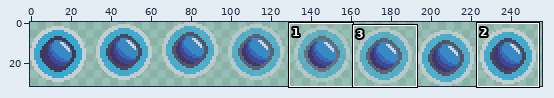
Edited in one commit: sprite sheet (Assets/Sprites/Release/Characters/Orb Enemy/ReeceGarrett_Orb_Release.png). Above: a wide view before the commit, with the close-up outlined.
Close-up. Earlier state:
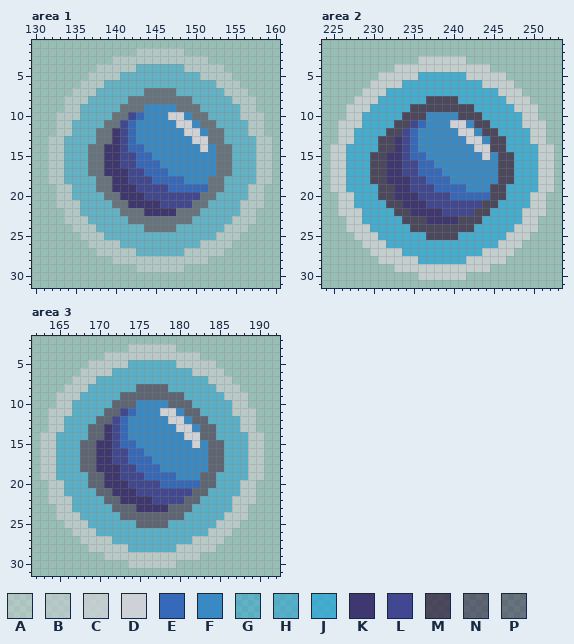
The file is 256x32 pixels. Shown: area 1: x 130..160, y 1..31; area 2: x 224..253, y 1..31; area 3: x 162..192, y 2..31. The commit also changed other parts of the picture, which this record leaves out.
Palette (. is transparent): A #ced2d680  B #ced2d699  C #ced2d6cc  D #ced2d6  E #3769ba  F #398ac4  G #2fa7d680  H #2fa7d699  J #2fa7d6cc  K #3f3770  L #414891  M #392b47cc  N #392b4799  P #392b4780
New version:
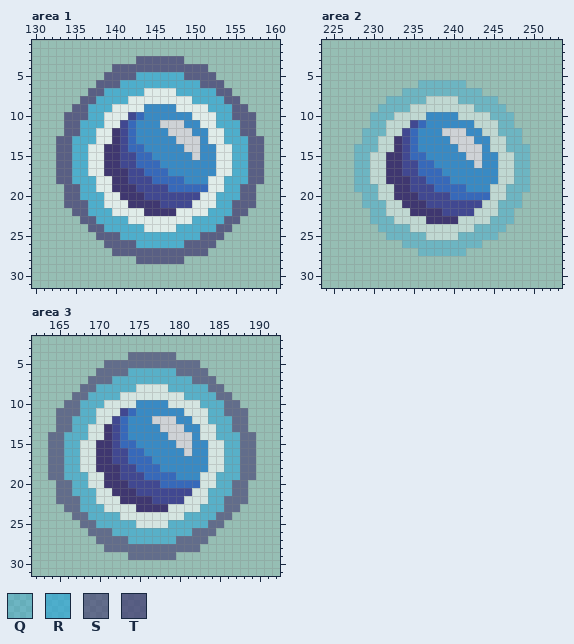
Colours new in this view: Q #2fa7d666  R #2fa7d6b3  S #3f377099  T #3f3770b3
Difference:
colour M: #392b47cc -> #ffffff66
colour N: #392b4799 -> #ffffff99
colour P: #392b4780 -> #ffffffb3
Changed rows in their new state; - is a pixel that keeps its letter.
Area 1:
first column x 132:
 2 -----------......-----------
 3 --------...TTTTTT...--------
 4 ------..TTTTTTTTTTTT..------
 5 -----..TTTTRRRRRRTTTT..-----
 6 ----..TTTRRRRRRRRRRTTT..----
 7 ---..TTRRRRR----RRRRRTT..---
 8 --..TTRRRR--------RRRRTT..--
 9 --.TTRRRP----------PRRRTT.--
10 -.TTTRRP-------FF---PRRTTT.-
11 -.TTRRR-------DD-F---RRRTT.-
12 -.TTRR---------DD-F---RRTT.-
13 .TTRRR----------DD-F--RRRTT.
14 .TTRR------------DDF---RRTT.
15 .TTRR-------------D----RRTT.
16 .TTRR------------------RRTT.
17 .TTRR------------------RRTT.
18 .TTRRR----------------RRRTT.
19 -.TTRR----------------RRTT.-
20 -.TTRRR--------------RRRTT.-
21 -.TTTRRP------------PRRTTT.-
22 --.TTRRRP----------PRRRTT.--
23 --..TTRRRR--------RRRRTT..--
24 ---..TTRRRRR----RRRRRTT..---
25 ----..TTTRRRRRRRRRRTTT..----
26 -----..TTTTRRRRRRTTTT..-----
27 ------..TTTTTTTTTTTT..------
28 --------...TTTTTT...--------
29 -----------......-----------
Area 2:
first column x 225:
 3 -----------......-----------
 4 --------............--------
 5 ------................------
 6 -----......QQQQQQ......-----
 7 ----.....QQQQQQQQQQ.....----
 8 ---....QQQQQ----QQQQQ....---
 9 --....QQQQ--------QQQQ....--
10 --...QQQM----------MQQQ...--
11 -....QQM-------FF---MQQ....-
12 -...QQQ-------DD-F---QQQ...-
13 -...QQ---------DD-F---QQ...-
14 ...QQQ----------DD-F--QQQ...
15 ...QQ------------DDF---QQ...
16 ...QQ-------------D----QQ...
17 ...QQ------------------QQ...
18 ...QQ------------------QQ...
19 ...QQQ----------------QQQ...
20 -...QQ----------------QQ...-
21 -...QQQ--------------QQQ...-
22 -....QQM------------MQQ....-
23 --...QQQM----------MQQQ...--
24 --....QQQQ--------QQQQ....--
25 ---....QQQQQ----QQQQQ....---
26 ----.....QQQQQQQQQQ.....----
27 -----......QQQQQQ......-----
28 ------................------
29 --------............--------
30 -----------......-----------
Area 3:
first column x 163:
 3 -----------......-----------
 4 --------...SSSSSS...--------
 5 ------..SSSSSSSSSSSS..------
 6 -----..SSSS------SSSS..-----
 7 ----..SSS----------SSS..----
 8 ---..SS--------------SS..---
 9 --..SS----------------SS..--
10 --.SS---N----------N---SS.--
11 -.SSS--N-------FF---N--SSS.-
12 -.SS----------DD-F------SS.-
13 -.SS-----------DD-F-----SS.-
14 .SS-------------DD-F-----SS.
15 .SS--------------DDF-----SS.
16 .SS---------------D------SS.
17 .SS----------------------SS.
18 .SS----------------------SS.
19 .SS----------------------SS.
20 -.SS--------------------SS.-
21 -.SS--------------------SS.-
22 -.SSS--N------------N--SSS.-
23 --.SS---N----------N---SS.--
24 --..SS----------------SS..--
25 ---..SS--------------SS..---
26 ----..SSS----------SSS..----
27 -----..SSSS------SSSS..-----
28 ------..SSSSSSSSSSSS..------
29 --------...SSSSSS...--------
30 -----------......-----------
Changed places in both close-ups, as pixel boxes (x1, y1, x2, y2):
changed: (48, 48, 272, 272)
changed: (330, 56, 554, 280)
changed: (40, 344, 264, 568)
